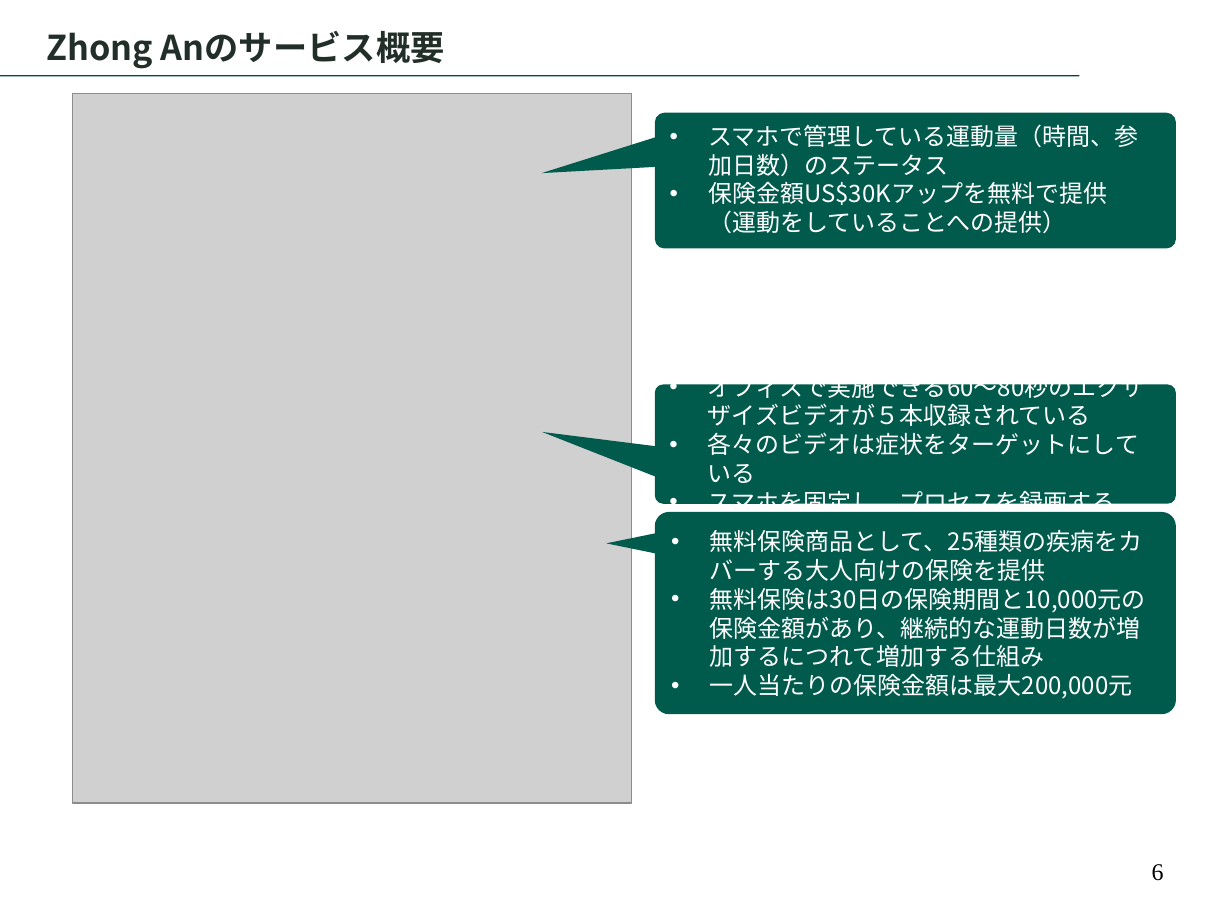
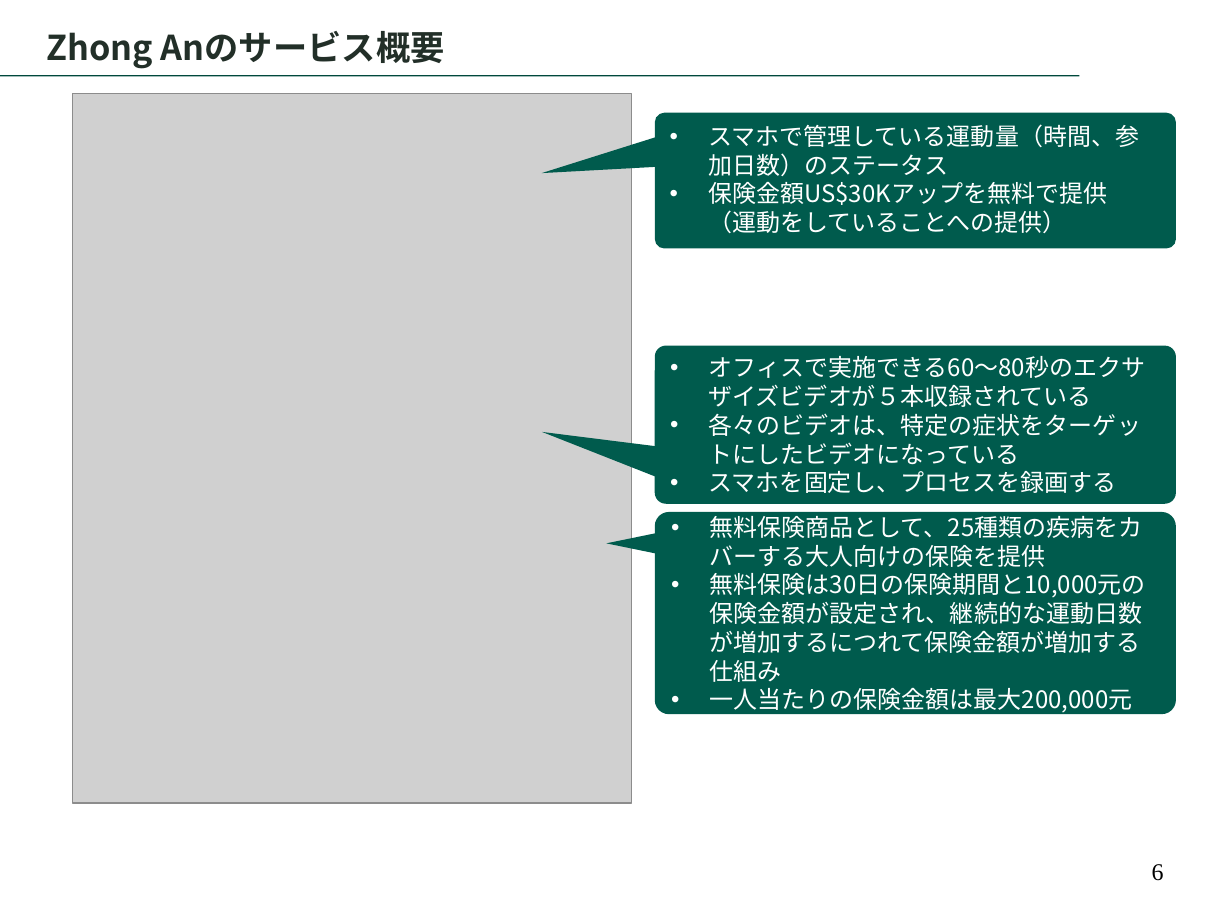
Before and after one commit to Takeshi-Doi/test2, a slide deck: slide 6 of Zhong-an.pptx. Drawn at 1232x924 pixels with LibreOffice and Linux fonts; fonts in the diff are those of the drawing; grey boxes stand for pictures; background and template pictures are left out. Boxes give left, top, right and bottom in pixels: in the first picture for what was removed or moved away, otherwise in the second. Text is boxed around its words. In the diff, an @@ line names an element or a change of style, - is before the commit and + after.

```diff
--- a/Zhong-an.pptx
+++ b/Zhong-an.pptx
@@ rounded rectangle "オフィスで実施できる60〜80秒のエクサザイズビデオが５本収録されている": place and size @@
-rounded rectangle "オフィスで実施できる60〜80秒のエクサザイズビデオが５本収録されている" at box(654, 384, 1175, 504)
+rounded rectangle "オフィスで実施できる60〜80秒のエクサザイズビデオが５本収録されている" at box(654, 346, 1175, 504)
@@ text in rounded rectangle at box(709, 413, 1141, 465): text changed @@
-• 各々のビデオは症状をターゲットにしている
+• 各々のビデオは、特定の症状をターゲットにしたビデオになっている
@@ text in rounded rectangle at box(710, 573, 1146, 682): text changed @@
-• 無料保険は30日の保険期間と10,000元の保険金額があり、継続的な運動日数が増加するにつれて増加する仕組み
+• 無料保険は30日の保険期間と10,000元の保険金額が設定され、継続的な運動日数が増加するにつれて保険金額が増加する仕組み
```
Also in this commit, not shown: 2 other slides changed.
